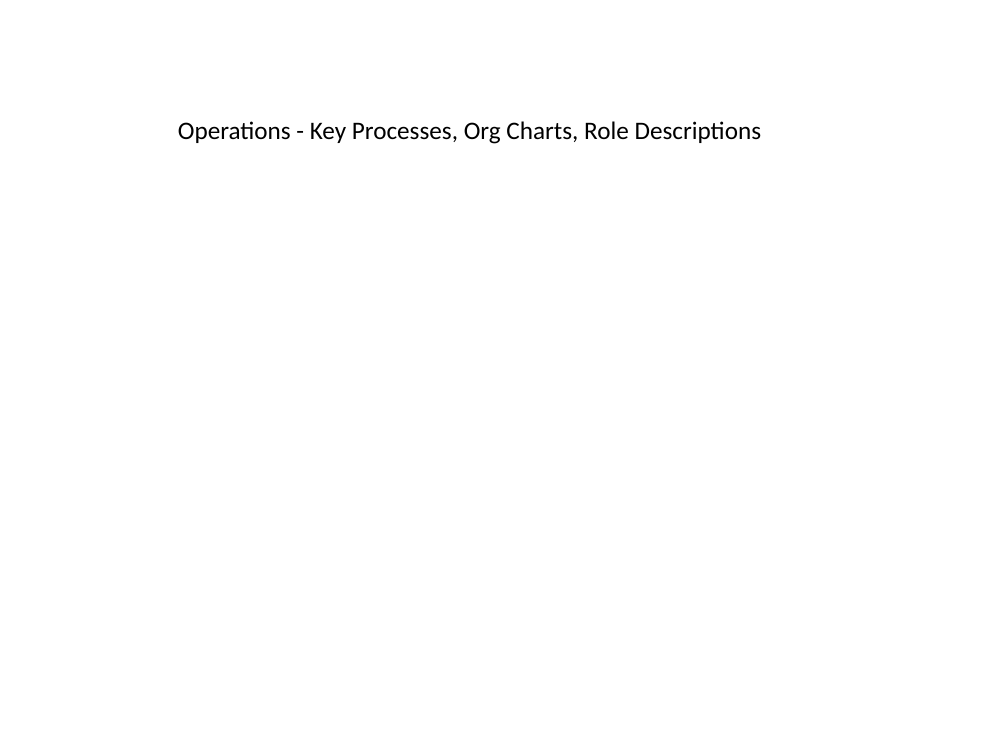
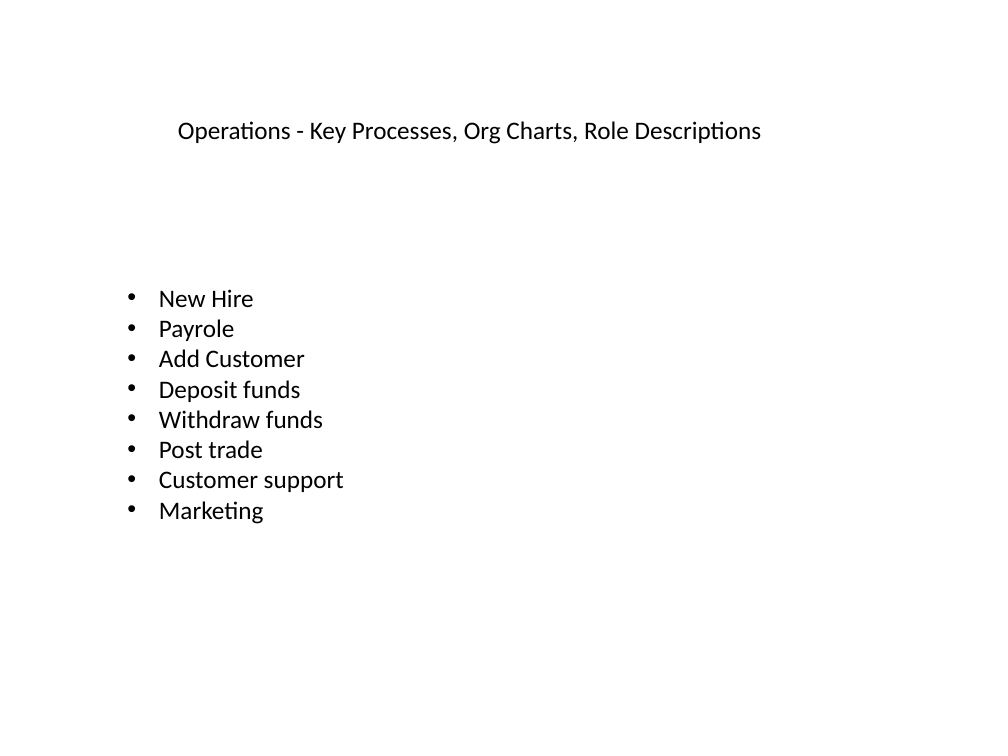
Before and after one commit to JamesLeB/Business, a slide deck: slide 12 of TODO/2-Monday/Presentation1.pptx. Drawn at 1008x756 pixels with LibreOffice and Linux fonts; fonts in the diff are those of the drawing. Boxes give left, top, right and bottom in pixels: in the first picture for what was removed or moved away, otherwise in the second. Text is boxed around its words. In the diff, an @@ line names an element or a change of style, - is before the commit and + after.

```diff
--- a/TODO/2-Monday/Presentation1.pptx
+++ b/TODO/2-Monday/Presentation1.pptx
@@ text added at box(159, 289, 344, 524), 18 pt, text #000000 @@
+• New Hire
+• Payrole
+• Add Customer
+• Deposit funds
+• Withdraw funds
+• Post trade
+• Customer support
+• Marketing
```
Also in this commit, not shown: 13 other slides changed, 1 slide added, 1 slide removed, 2 other files.
